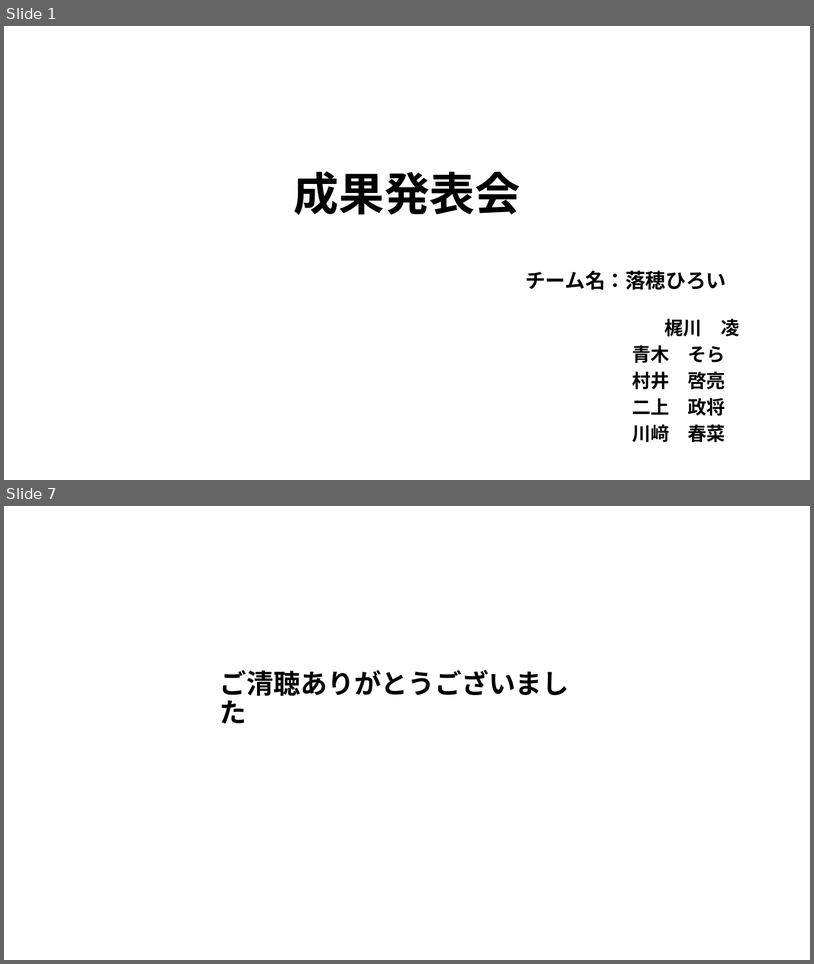
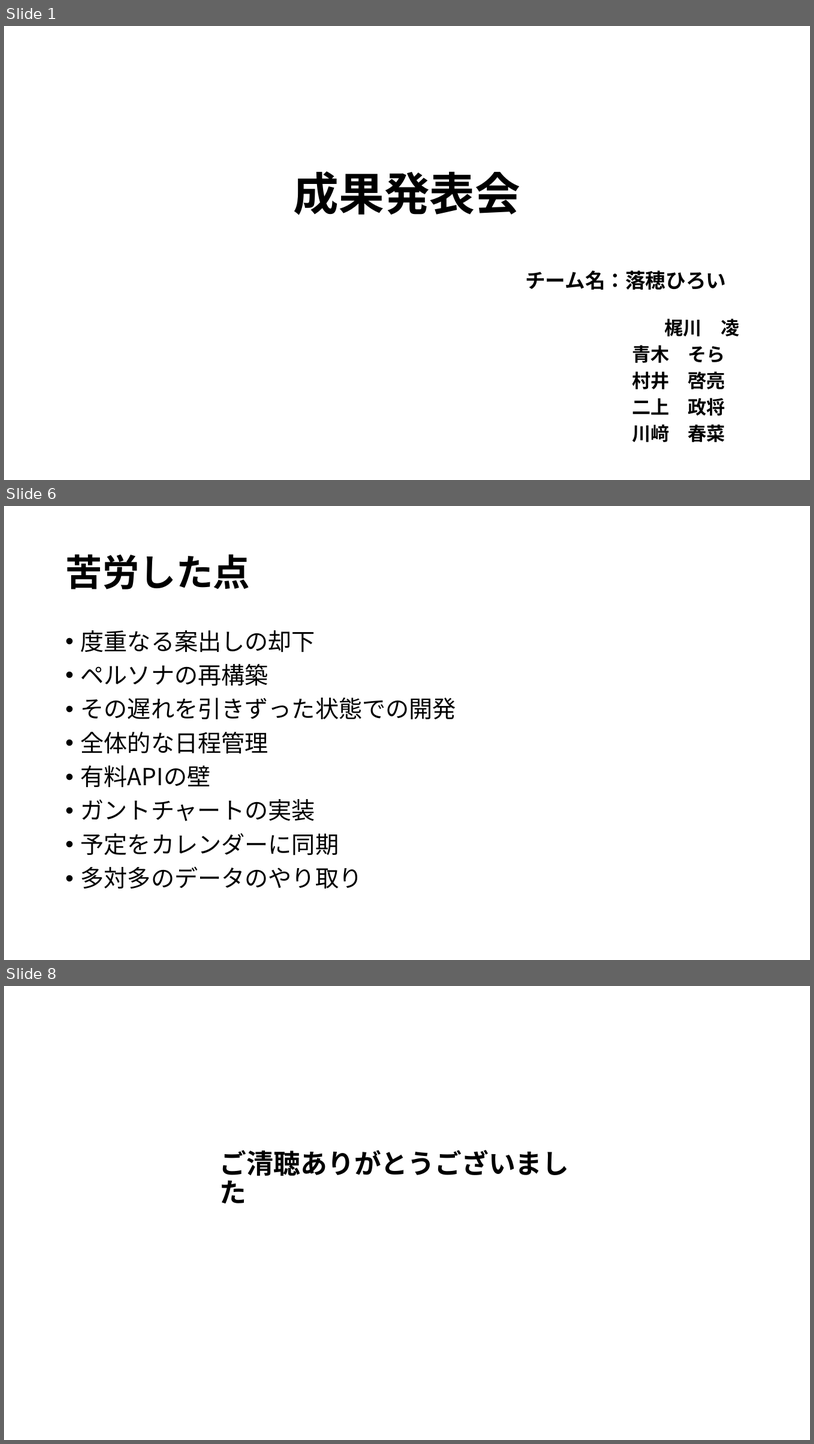
Before and after one commit to plusdojo2025/A5, a slide deck: documents/発表準備/6月成果発表会.pptx. Shown one above the other, each under a label of ours: slides 1 and 7 before the commit, slides 1, 6 and 8 after it; the slides between them are not shown. The pictures are 814x964 and 814x1444 pixels, drawn with LibreOffice and Linux fonts; fonts in the diff are those of the drawing. Boxes give left, top, right and bottom in pixels: in the first picture for what was removed or moved away, otherwise in the second. Text is boxed around its words. In the diff, an @@ line names an element or a change of style, - is before the commit and + after.

```diff
--- a/documents/発表準備/6月成果発表会.pptx
+++ b/documents/発表準備/6月成果発表会.pptx
@@ slide 6 added at box(4, 506, 810, 960), background #FFFFFF @@
@@ title added at box(65, 554, 250, 589), 44 pt, text #000000, bold @@
+苦労した点
@@ text added at box(81, 630, 456, 888), 28 pt, text #000000 @@
+• 度重なる案出しの却下
+• ペルソナの再構築
+• その遅れを引きずった状態での開発
+• 全体的な日程管理
+• 有料APIの壁
+• ガントチャートの実装
+• 予定をカレンダーに同期
+• 多対多のデータのやり取り
@@ what was slide 7 is now slide 8 @@
```
Also in this commit, not shown: 1 slide changed, 4 other slides added, 4 slides removed, 2 other files.
